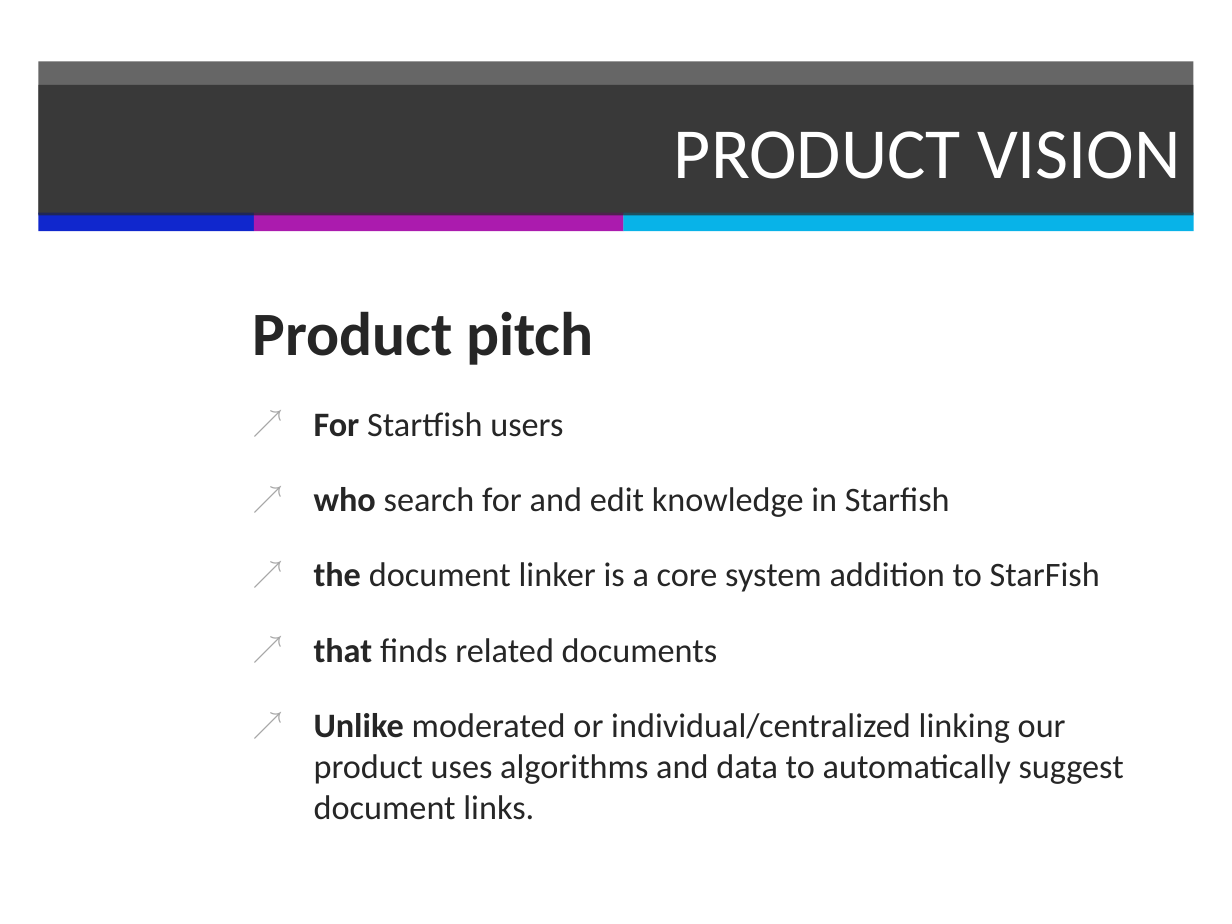
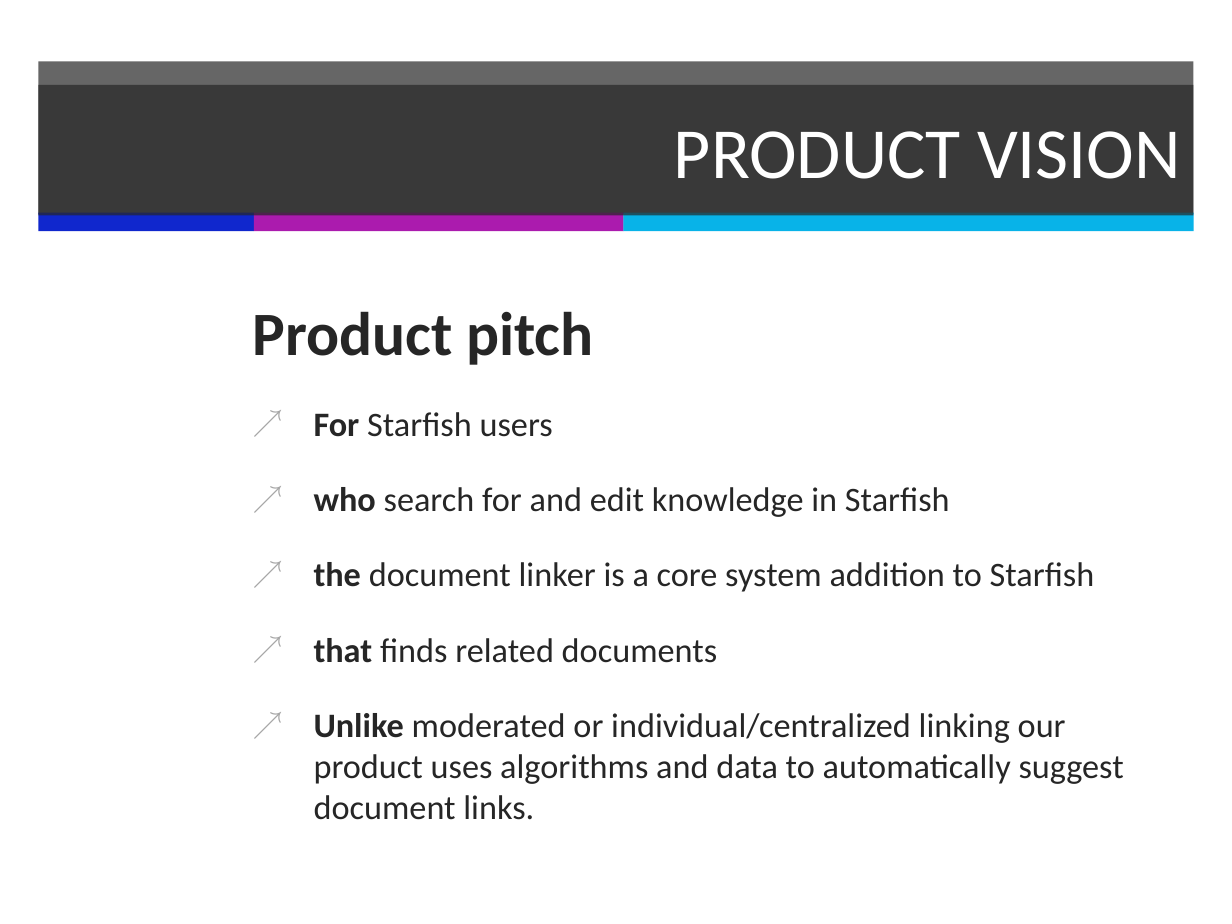
Before and after one commit to PerceptumNL/TweedejaarsProject, a slide deck: slide 11 of doc/finalpresentation.pptx. Drawn at 1232x924 pixels with LibreOffice and Linux fonts; fonts in the diff are those of the drawing. Boxes give left, top, right and bottom in pixels: in the first picture for what was removed or moved away, otherwise in the second. Text is boxed around its words. In the diff, an @@ line names an element or a change of style, - is before the commit and + after.

Commit message:
new presentation

```diff
--- a/doc/finalpresentation.pptx
+++ b/doc/finalpresentation.pptx
@@ text at [314,412,553,437]: text changed @@
-↗ For Startfish users
+↗ For Starfish users
@@ text at [314,562,1095,592]: text changed @@
-↗ the document linker is a core system addition to StarFish
+↗ the document linker is a core system addition to Starfish
```
Also in this commit, not shown: 2 other slides changed, 4 other files.
